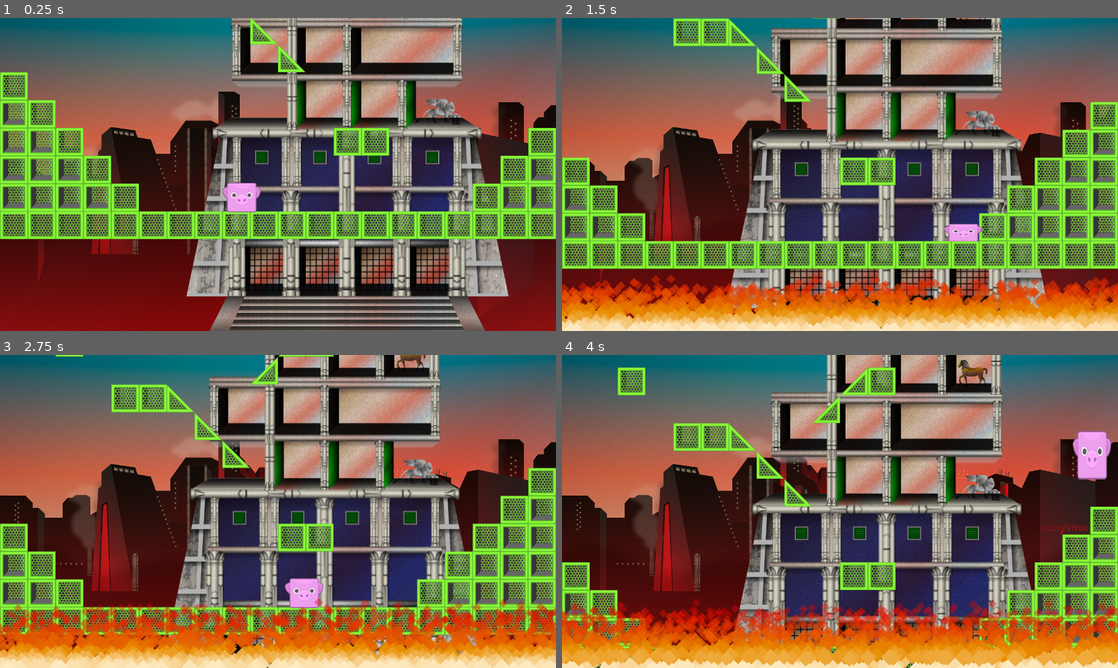
Above: before the commit, frames 1-4 (two rows, left to right).
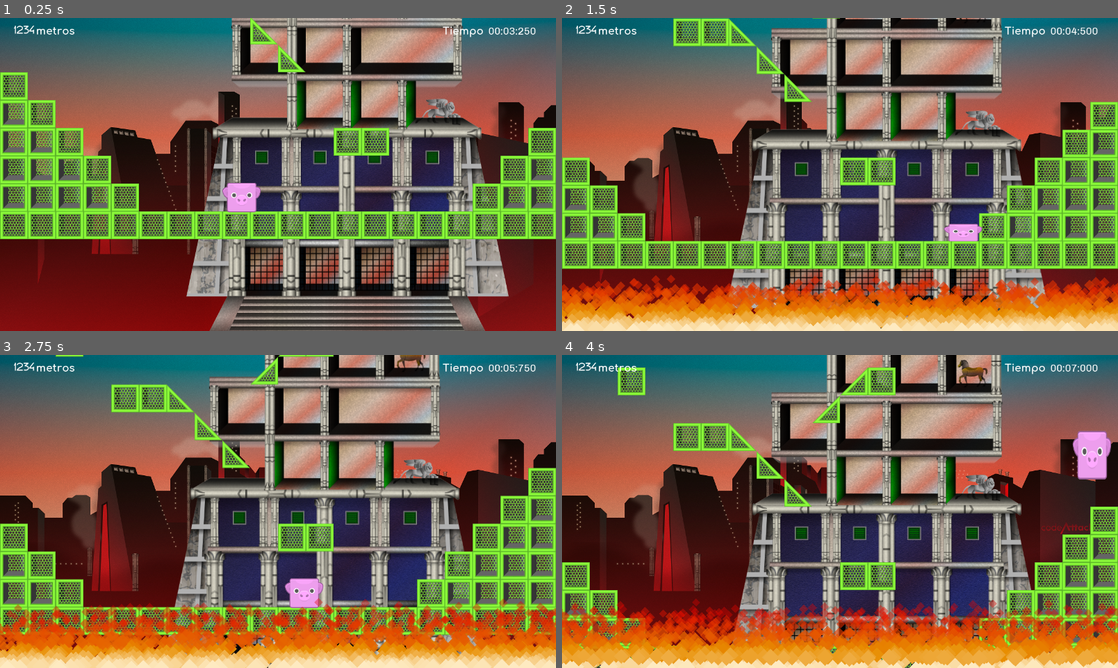
Above: after the commit, the same moments.

Repository: codeattack-medialab/AlwaysGoUp
Game: Godot game, scene res://Start.tscn
Same seed, same stepped clock (60 frames per second), same inputs: the game is played once before the commit and once after it.
Inputs:
- Up to frame 1 (0.25 s): no input
- Up to frame 2 (1.5 s): hold Right (move_right) from 0.53 s (still down); tap Up (jump) at 0.77 s
- Up to frame 3 (2.75 s): tap Up (jump) at 1.52 s; release Right (move_right) at 2.03 s; hold Left (move_left) from 2.03 s (still down)
- Up to frame 4 (4 s): release Left (move_left) at 2.78 s; hold Right (move_right) from 2.78 s (still down); tap Up (jump) at 3.02, 3.77 s

The runs differ from the first frame. In frame 1, 0.3% of the frame differs, in the area x 2-97%, y 2-7%; in frame 2, 0.3%; in frame 3, 0.3%; in frame 4, 0.3%.

Commit message:
Update HUD scene and add IU elments
List of changes:
- Update HUD scene
- Observer pattern (signals) for HUD updates during play
- Add a stopwatch which shows up to milliseconds
- Add a height scoreboard
- Add UI fonts
- Add animation 'height_anim.tres' with the scoreboard animation saved to an external file

Diff:
--- a/HUD.gd
+++ b/HUD.gd
@@ -1,4 +1,10 @@
 extends CanvasLayer
 
-func update_score(new_score):
-	pass
+signal height_change(height)
+signal time_finish()
+
+func update_height(new_height):
+	self.emit_signal("height_change", new_height)
+
+func record_time():
+	self.emit_signal("time_finish")
--- a/HUD.tscn
+++ b/HUD.tscn
@@ -1,6 +1,12 @@
-[gd_scene load_steps=2 format=2]
+[gd_scene load_steps=8 format=2]
 
 [ext_resource path="res://HUD.gd" type="Script" id=1]
+[ext_resource path="res://UI/Fonts/Serreria-Sobria.DynamicFont.tres" type="DynamicFont" id=2]
+[ext_resource path="res://ScoreInMeters.gd" type="Script" id=3]
+[ext_resource path="res://UI/Fonts/Comfortaa-Bold.DynamicFont.tres" type="DynamicFont" id=4]
+[ext_resource path="res://UI/Fonts/Chivo-Regular.DynamicFont.tres" type="DynamicFont" id=5]
+[ext_resource path="res://Stopwatch.gd" type="Script" id=6]
+[ext_resource path="res://UI/height_anim.tres" type="Animation" id=7]
 
 [node name="HUD" type="CanvasLayer" index="0"]
 
@@ -10,3 +16,161 @@
 scale = Vector2( 1, 1 )
 transform = Transform2D( 1, 0, 0, 1, 0, 0 )
 script = ExtResource( 1 )
+
+[node name="Control" type="Control" parent="." index="0"]
+
+anchor_left = 0.0
+anchor_top = 0.0
+anchor_right = 1.0
+anchor_bottom = 1.0
+rect_pivot_offset = Vector2( 0, 0 )
+rect_clip_content = false
+mouse_filter = 0
+mouse_default_cursor_shape = 0
+size_flags_horizontal = 1
+size_flags_vertical = 1
+
+[node name="MarginContainer" type="MarginContainer" parent="Control" index="0"]
+
+anchor_left = 0.0
+anchor_top = 0.0
+anchor_right = 1.0
+anchor_bottom = 0.0
+margin_left = 32.0
+margin_top = 16.0
+margin_right = -16.0
+margin_bottom = 44.0
+rect_pivot_offset = Vector2( 0, 0 )
+rect_clip_content = false
+mouse_filter = 0
+mouse_default_cursor_shape = 0
+size_flags_horizontal = 1
+size_flags_vertical = 1
+_sections_unfolded = [ "Grow Direction", "Margin" ]
+
+[node name="HBoxContainer" type="HBoxContainer" parent="Control/MarginContainer" index="0"]
+
+anchor_left = 0.0
+anchor_top = 0.0
+anchor_right = 0.0
+anchor_bottom = 0.0
+margin_left = 8.0
+margin_right = 1232.0
+margin_bottom = 28.0
+rect_pivot_offset = Vector2( 0, 0 )
+rect_clip_content = false
+mouse_filter = 1
+mouse_default_cursor_shape = 0
+size_flags_horizontal = 1
+size_flags_vertical = 1
+alignment = 0
+_sections_unfolded = [ "Margin", "Rect", "Size Flags" ]
+
+[node name="ScoreInMeters" type="Label" parent="Control/MarginContainer/HBoxContainer" index="0"]
+
+anchor_left = 0.0
+anchor_top = 0.0
+anchor_right = 0.0
+anchor_bottom = 0.0
+margin_top = 1.0
+margin_right = 47.0
+margin_bottom = 28.0
+rect_pivot_offset = Vector2( 28, 14 )
+rect_clip_content = false
+mouse_filter = 2
+mouse_default_cursor_shape = 0
+size_flags_horizontal = 1
+size_flags_vertical = 4
+custom_fonts/font = ExtResource( 2 )
+text = "1234"
+align = 2
+percent_visible = 1.0
+lines_skipped = 0
+max_lines_visible = -1
+script = ExtResource( 3 )
+_sections_unfolded = [ "Anchor", "Margin", "Rect", "Size Flags", "custom_fonts" ]
+
+[node name="UnitLabel" type="Label" parent="Control/MarginContainer/HBoxContainer" index="1"]
+
+anchor_left = 0.0
+anchor_top = 0.0
+anchor_right = 0.0
+anchor_bottom = 0.0
+margin_left = 51.0
+margin_right = 975.0
+margin_bottom = 28.0
+rect_pivot_offset = Vector2( 0, 0 )
+rect_clip_content = false
+mouse_filter = 2
+mouse_default_cursor_shape = 0
+size_flags_horizontal = 3
+size_flags_vertical = 12
+custom_fonts/font = ExtResource( 4 )
+text = "metros"
+percent_visible = 1.0
+lines_skipped = 0
+max_lines_visible = -1
+_sections_unfolded = [ "Margin", "Rect", "Size Flags", "custom_fonts" ]
+
+[node name="TimeLabel" type="Label" parent="Control/MarginContainer/HBoxContainer" index="2"]
+
+anchor_left = 0.0
+anchor_top = 0.0
+anchor_right = 0.0
+anchor_bottom = 0.0
+margin_left = 979.0
+margin_right = 1080.0
+margin_bottom = 28.0
+rect_pivot_offset = Vector2( 0, 0 )
+rect_clip_content = false
+mouse_filter = 2
+mouse_default_cursor_shape = 0
+size_flags_horizontal = 1
+size_flags_vertical = 4
+custom_fonts/font = ExtResource( 4 )
+text = "Tiempo "
+percent_visible = 1.0
+lines_skipped = 0
+max_lines_visible = -1
+_sections_unfolded = [ "Rect", "Size Flags", "custom_fonts" ]
+
+[node name="Stopwatch" type="Label" parent="Control/MarginContainer/HBoxContainer" index="3"]
+
+anchor_left = 0.0
+anchor_top = 0.0
+anchor_right = 0.0
+anchor_bottom = 0.0
+margin_left = 1084.0
+margin_right = 1224.0
+margin_bottom = 28.0
+rect_min_size = Vector2( 140, 0 )
+rect_pivot_offset = Vector2( 0, 0 )
+rect_clip_content = false
+mouse_filter = 2
+mouse_default_cursor_shape = 0
+size_flags_horizontal = 1
+size_flags_vertical = 4
+custom_fonts/font = ExtResource( 5 )
+text = "01:23:456"
+align = 3
+clip_text = true
+percent_visible = 1.0
+lines_skipped = 0
+max_lines_visible = -1
+script = ExtResource( 6 )
+_sections_unfolded = [ "Anchor", "Grow Direction", "Margin", "Rect", "Size Flags", "custom_fonts" ]
+
+[node name="AnimationPlayer" type="AnimationPlayer" parent="Control" index="1"]
+
+root_node = NodePath("..")
+autoplay = ""
+playback_process_mode = 1
+playback_default_blend_time = 0.0
+playback_speed = 1.0
+anims/height_anim = ExtResource( 7 )
+blend_times = [  ]
+_sections_unfolded = [ "Pause", "Playback Options" ]
+
+[connection signal="height_change" from="." to="Control/MarginContainer/HBoxContainer/ScoreInMeters" method="_on_HUD_height_change"]
+
+[connection signal="time_finish" from="." to="Control/MarginContainer/HBoxContainer/Stopwatch" method="_on_HUD_time_finish"]
--- /dev/null
+++ b/ScoreInMeters.gd
@@ -0,0 +1,14 @@
+extends Label
+
+# class member variables go here, for example:
+# var a = 2
+# var b = "textvar"
+
+func _ready():
+	# Called when the node is added to the scene for the first time.
+	# Initialization here
+	pass
+
+func _on_HUD_height_change(new_height):
+	self.text = new_height
+	$"../../../AnimationPlayer".play("height_anim")
--- /dev/null
+++ b/Stopwatch.gd
@@ -0,0 +1,33 @@
+extends Label
+
+# class member variables go here, for example:
+# var a = 2
+# var b = "textvar"
+onready var milliscounter = OS.get_ticks_msec()
+var pause = false
+
+func _ready():
+	# Called when the node is added to the scene for the first time.
+	# Initialization here
+	# self.clip_text = true
+	pass
+
+func _process(delta):
+	# Called every frame. Delta is time since last frame.
+	# Update game logic here.
+	# Format 'milliscounter' to resemble a stopwatch
+	if pause:
+		return
+	else:
+		format_stopwatch()
+
+func _on_HUD_time_finish():
+	pause = true
+	format_stopwatch()
+
+func format_stopwatch():
+	milliscounter = OS.get_ticks_msec()
+	var remainingMillis = milliscounter % 1000
+	var seconds = (milliscounter / 1000) % 60
+	var minutes = (seconds / 60) % 60
+	self.text = "%02d:%02d:%03d" % [minutes, seconds, remainingMillis]
--- /dev/null
+++ b/UI/Fonts/Chivo-Regular.DynamicFont.tres
@@ -0,0 +1,11 @@
+[gd_resource type="DynamicFont" load_steps=2 format=2]
+
+[ext_resource path="res://UI/Fonts/font-chivo/Chivo-Regular.ttf" type="DynamicFontData" id=1]
+
+[resource]
+
+size = 23
+use_mipmaps = false
+use_filter = true
+font_data = ExtResource( 1 )
+_sections_unfolded = [ "Font", "Settings" ]
--- /dev/null
+++ b/UI/Fonts/Comfortaa-Bold.DynamicFont.tres
@@ -0,0 +1,11 @@
+[gd_resource type="DynamicFont" load_steps=2 format=2]
+
+[ext_resource path="res://UI/Fonts/font-comfortaa/Comfortaa-Bold.ttf" type="DynamicFontData" id=1]
+
+[resource]
+
+size = 24
+use_mipmaps = false
+use_filter = true
+font_data = ExtResource( 1 )
+_sections_unfolded = [ "Extra Spacing", "Font", "Resource", "Settings" ]
--- /dev/null
+++ b/UI/Fonts/Serreria-Extravagante.DynamicFont.tres
@@ -0,0 +1,12 @@
+[gd_resource type="DynamicFont" load_steps=2 format=2]
+
+[ext_resource path="res://UI/Fonts/font-serreria/Serreria-Extravagante.otf" type="DynamicFontData" id=1]
+
+[resource]
+
+size = 22
+use_mipmaps = false
+use_filter = true
+extra_spacing_char = 3
+font_data = ExtResource( 1 )
+_sections_unfolded = [ "Extra Spacing", "Font", "Settings" ]
--- /dev/null
+++ b/UI/Fonts/Serreria-Sobria.DynamicFont.tres
@@ -0,0 +1,11 @@
+[gd_resource type="DynamicFont" load_steps=2 format=2]
+
+[ext_resource path="res://UI/Fonts/font-serreria/Serreria-Sobria.otf" type="DynamicFontData" id=1]
+
+[resource]
+
+size = 22
+use_mipmaps = false
+use_filter = true
+font_data = ExtResource( 1 )
+_sections_unfolded = [ "Font", "Resource", "Settings" ]
--- /dev/null
+++ b/UI/height_anim.tres
@@ -0,0 +1,32 @@
+[gd_resource type="Animation" format=2]
+
+[resource]
+
+resource_name = "height_anim"
+length = 1.0
+loop = false
+step = 0.1
+tracks/0/type = "value"
+tracks/0/path = NodePath("MarginContainer/HBoxContainer/ScoreInMeters:rect_scale")
+tracks/0/interp = 1
+tracks/0/loop_wrap = true
+tracks/0/imported = false
+tracks/0/enabled = true
+tracks/0/keys = {
+"times": PoolRealArray( 0, 0.1, 0.2, 0.3, 0.4, 0.5 ),
+"transitions": PoolRealArray( 1, 1, 1, 1, 1, 1 ),
+"update": 0,
+"values": [ Vector2( 1, 1 ), Vector2( 1.1, 1.1 ), Vector2( 1.25, 1.25 ), Vector2( 1.05, 1.05 ), Vector2( 1.05, 1.05 ), Vector2( 1, 1 ) ]
+}
+tracks/1/type = "value"
+tracks/1/path = NodePath("MarginContainer/HBoxContainer/ScoreInMeters:rect_rotation")
+tracks/1/interp = 1
+tracks/1/loop_wrap = true
+tracks/1/imported = false
+tracks/1/enabled = true
+tracks/1/keys = {
+"times": PoolRealArray( 0, 0.1, 0.2, 0.3, 0.4, 0.5 ),
+"transitions": PoolRealArray( 1, 1, 1, 1, 1, 1 ),
+"update": 0,
+"values": [ -5.0, -10.0, 0.0, 5.0, 10.0, 0.0 ]
+}
Binary file added: UI/Fonts/font-chivo/Chivo-Black.ttf
Binary file added: UI/Fonts/font-chivo/Chivo-BlackItalic.ttf
Binary file added: UI/Fonts/font-chivo/Chivo-Bold.ttf
Binary file added: UI/Fonts/font-chivo/Chivo-BoldItalic.ttf
Binary file added: UI/Fonts/font-chivo/Chivo-Italic.ttf
Binary file added: UI/Fonts/font-chivo/Chivo-Light.ttf
Binary file added: UI/Fonts/font-chivo/Chivo-LightItalic.ttf
Binary file added: UI/Fonts/font-chivo/Chivo-Regular.ttf
Not shown, added: UI/Fonts/font-chivo/OFL.txt
Binary file added: UI/Fonts/font-comfortaa/Comfortaa-Bold.ttf
Binary file added: UI/Fonts/font-comfortaa/Comfortaa-Light.ttf
Binary file added: UI/Fonts/font-comfortaa/Comfortaa-Regular.ttf
(and 3 more such lines)
